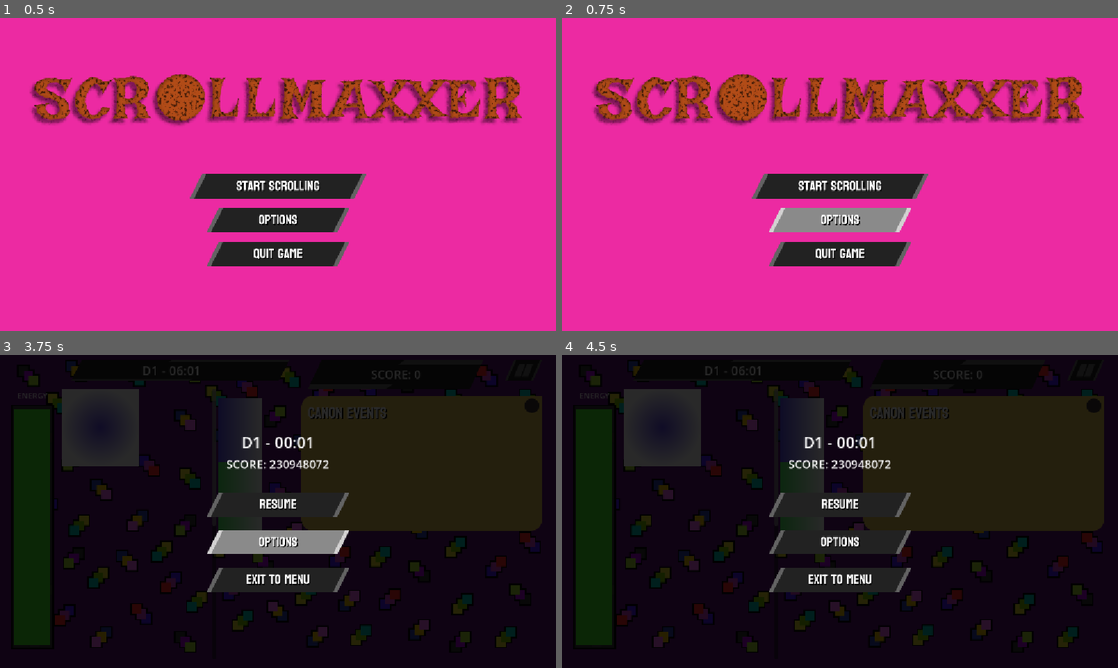
Above: before the commit, frames 1-4 (two rows, left to right).
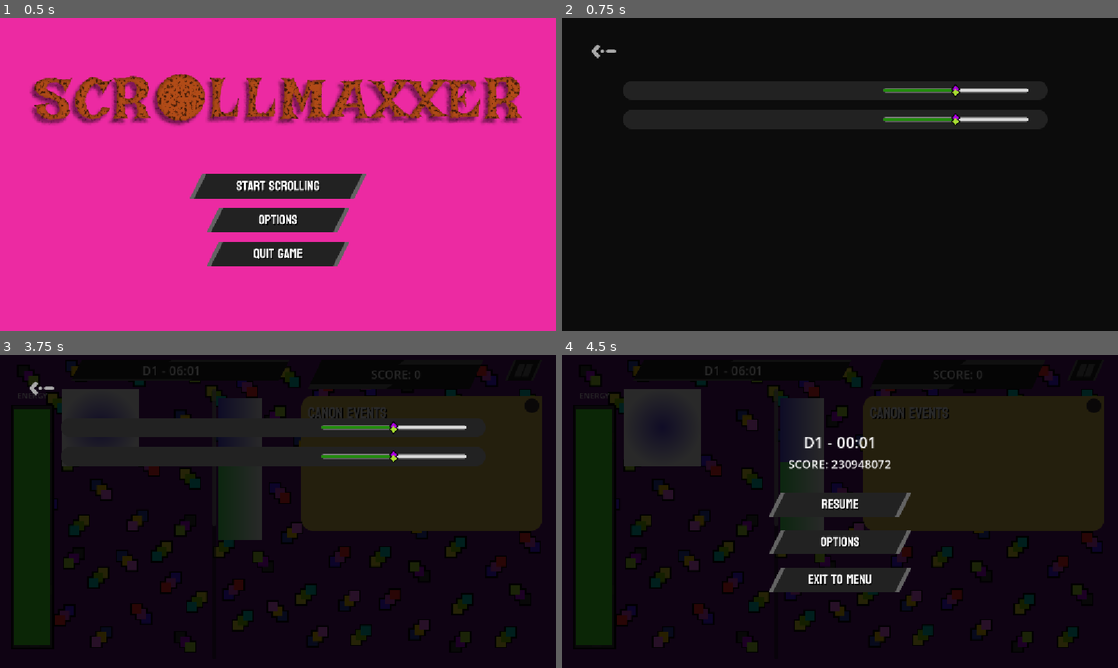
Above: after the commit, the same moments.

Repository: shi-reker/ScrollMaxxer
Game: Godot game, scene res://Scenes/main_menu.tscn
The game is run twice, just before and just after one commit, with the same random seed, the same clock (stepped at 60 frames per second) and the same inputs. The engine's default icon, where the game draws it, is replaced by a stand-in: a white triangle on a blue panel in a dark square.
Inputs (mouse positions are in pixels of both pictures, inside the frame that each line leads up to):
- Up to frame 1 (0.5 s): no input
- Up to frame 2 (0.75 s): click (840, 221) at 0.5 s
- Up to frame 3 (3.75 s): click (38, 389) at 1.27 s; click (278, 524) at 2 s; click (522, 370) at 2.75 s; click (278, 542) at 3.5 s
- Up to frame 4 (4.5 s): click (600, 389) at 4.27 s

Frame 1 is identical in both runs. In frame 2, 97% of the frame differs, in the area x 0-100%, y 0-100%; in frame 3, 8.0%; in frame 4, nothing differs.

Commit message:
fully working options menu

Diff:
--- /dev/null
+++ b/Scenes/options_menu.tscn
@@ -0,0 +1,57 @@
+[gd_scene format=3 uid="uid://bdtaoqnck11ds"]
+
+[ext_resource type="Texture2D" uid="uid://bblukwsnk5slf" path="res://assets/pause bg.png" id="1_inh3s"]
+[ext_resource type="Texture2D" uid="uid://bby0wp0tnobuv" path="res://assets/UI/buttons/back button idle.png" id="2_m6e8v"]
+[ext_resource type="Script" uid="uid://td86o8l645vh" path="res://scripts/menus/options_menu.gd" id="2_tqe32"]
+[ext_resource type="Texture2D" uid="uid://cfrphkin8cx7c" path="res://assets/UI/buttons/back button pressed.png" id="3_tqe32"]
+[ext_resource type="Texture2D" uid="uid://df7pq2oqba0sn" path="res://assets/UI/buttons/back button hover.png" id="4_qfavn"]
+[ext_resource type="PackedScene" uid="uid://batjnfqmg82l3" path="res://Scenes/setting_slot.tscn" id="6_qfavn"]
+
+[node name="OptionsMenu" type="TextureRect" unique_id=2072360745 node_paths=PackedStringArray("backButton", "musicSlider", "sfxSlider")]
+anchors_preset = 15
+anchor_right = 1.0
+anchor_bottom = 1.0
+grow_horizontal = 2
+grow_vertical = 2
+texture = ExtResource("1_inh3s")
+script = ExtResource("2_tqe32")
+backButton = NodePath("Back")
+musicSlider = NodePath("ScrollContainer/VBoxContainer/MusicVolSlider")
+sfxSlider = NodePath("ScrollContainer/VBoxContainer/SfxVolSlider")
+
+[node name="Back" type="TextureButton" parent="." unique_id=558777392]
+layout_mode = 1
+anchors_preset = -1
+anchor_left = 0.052
+anchor_top = 0.084
+anchor_right = 0.052
+anchor_bottom = 0.084
+texture_normal = ExtResource("2_m6e8v")
+texture_pressed = ExtResource("3_tqe32")
+texture_hover = ExtResource("4_qfavn")
+
+[node name="ScrollContainer" type="ScrollContainer" parent="." unique_id=421744942]
+custom_minimum_size = Vector2(880, 30)
+custom_maximum_size = Vector2(900, -1)
+layout_mode = 1
+anchors_preset = -1
+anchor_left = 0.5
+anchor_top = 0.2
+anchor_right = 0.5
+anchor_bottom = 0.2
+offset_left = -450.0
+offset_right = 450.0
+offset_bottom = 399.99997
+grow_horizontal = 2
+
+[node name="VBoxContainer" type="VBoxContainer" parent="ScrollContainer" unique_id=1841640017]
+layout_mode = 2
+theme_override_constants/separation = 20
+
+[node name="MusicVolSlider" parent="ScrollContainer/VBoxContainer" unique_id=1015510504 instance=ExtResource("6_qfavn")]
+layout_mode = 2
+
+[node name="SfxVolSlider" parent="ScrollContainer/VBoxContainer" unique_id=1916585267 instance=ExtResource("6_qfavn")]
+layout_mode = 2
+
+[connection signal="pressed" from="Back" to="." method="_on_back_pressed"]
--- a/Scenes/pause_menu.tscn
+++ b/Scenes/pause_menu.tscn
@@ -22,7 +22,6 @@
 font_size = 24
 
 [node name="PauseMenu" type="TextureRect" unique_id=392182149 node_paths=PackedStringArray("dateNtime", "score", "resumeButton", "optionsButton", "saveButton", "exitButton")]
-process_mode = 3
 anchors_preset = 15
 anchor_right = 1.0
 anchor_bottom = 1.0
--- /dev/null
+++ b/Scenes/setting_slot.tscn
@@ -0,0 +1,78 @@
+[gd_scene format=3 uid="uid://batjnfqmg82l3"]
+
+[ext_resource type="Texture2D" uid="uid://cf0tnqaqmi8u0" path="res://assets/UI/setting slot bg.png" id="1_ctcku"]
+[ext_resource type="Texture2D" uid="uid://b62kcswdp80st" path="res://assets/UI/buttons/options/slider head.png" id="2_ebw5r"]
+[ext_resource type="Script" uid="uid://2dpcaq3d1t81" path="res://scripts/setting_slot.gd" id="2_jqi30"]
+[ext_resource type="Texture2D" uid="uid://43wya55q7jtl" path="res://assets/UI/buttons/options/slider highlight.png" id="3_axb4e"]
+[ext_resource type="Texture2D" uid="uid://q25k4bwoxmcf" path="res://assets/UI/buttons/options/slider head highlight.png" id="3_ebw5r"]
+[ext_resource type="Texture2D" uid="uid://cl0hqrbiwxa1u" path="res://assets/UI/buttons/options/slider idle.png" id="4_jqi30"]
+
+[sub_resource type="SystemFont" id="SystemFont_pkeh2"]
+
+[sub_resource type="LabelSettings" id="LabelSettings_y8knx"]
+font = SubResource("SystemFont_pkeh2")
+font_size = 20
+font_color = Color(0.92156863, 0, 0, 1)
+
+[sub_resource type="StyleBoxFlat" id="StyleBoxFlat_0roye"]
+content_margin_left = 4.0
+content_margin_top = 4.0
+content_margin_right = 4.0
+content_margin_bottom = 4.0
+bg_color = Color(0.8509804, 0.8509804, 0.8509804, 1)
+corner_radius_top_left = 4
+corner_radius_top_right = 4
+corner_radius_bottom_right = 4
+corner_radius_bottom_left = 4
+corner_detail = 6
+
+[sub_resource type="StyleBoxTexture" id="StyleBoxTexture_jqi30"]
+texture = ExtResource("4_jqi30")
+
+[sub_resource type="StyleBoxTexture" id="StyleBoxTexture_ebw5r"]
+texture = ExtResource("3_axb4e")
+
+[node name="SettingSlot" type="TextureRect" unique_id=1015510504 node_paths=PackedStringArray("settingTitle", "settingSlider")]
+offset_right = 880.0
+offset_bottom = 40.0
+texture = ExtResource("1_ctcku")
+script = ExtResource("2_jqi30")
+settingTitle = NodePath("HBoxContainer/Label")
+settingSlider = NodePath("HBoxContainer/HSlider")
+
+[node name="HBoxContainer" type="HBoxContainer" parent="." unique_id=1513011112]
+custom_maximum_size = Vector2(800, 22)
+layout_mode = 1
+anchors_preset = -1
+anchor_left = 0.5
+anchor_top = 0.5
+anchor_right = 0.5
+anchor_bottom = 0.5
+offset_left = -400.0
+offset_top = -11.0
+offset_right = 400.0
+offset_bottom = 11.0
+grow_horizontal = 2
+grow_vertical = 2
+theme_override_constants/separation = 10
+
+[node name="Label" type="Label" parent="HBoxContainer" unique_id=1581860246]
+layout_mode = 2
+size_flags_horizontal = 2
+text = "music"
+label_settings = SubResource("LabelSettings_y8knx")
+vertical_alignment = 1
+uppercase = true
+
+[node name="HSlider" type="HSlider" parent="HBoxContainer" unique_id=25036264]
+custom_minimum_size = Vector2(300, 10)
+layout_mode = 2
+size_flags_horizontal = 10
+size_flags_vertical = 4
+theme_override_icons/grabber = ExtResource("2_ebw5r")
+theme_override_icons/grabber_highlight = ExtResource("3_ebw5r")
+theme_override_styles/slider = SubResource("StyleBoxFlat_0roye")
+theme_override_styles/grabber_area = SubResource("StyleBoxTexture_jqi30")
+theme_override_styles/grabber_area_highlight = SubResource("StyleBoxTexture_ebw5r")
+value = 50.0
+ticks_position = 3
--- a/project.godot
+++ b/project.godot
@@ -18,6 +18,7 @@
 [autoload]
 
 Enums="*uid://b6raoqxcr8a0u"
+MenuChanges="*uid://dyj0rpcliqbth"
 
 [display]
 
--- /dev/null
+++ b/scripts/autoloads/menu_changes.gd
@@ -0,0 +1,4 @@
+extends Node
+
+var nextScene:String
+var prevScene:String
--- a/scripts/main/main.gd
+++ b/scripts/main/main.gd
@@ -98,6 +98,7 @@
 
 func _on_pause_button_pressed() -> void:
 	var pauseLayer = CanvasLayer.new()
+	pauseLayer.process_mode = PROCESS_MODE_ALWAYS
 	var pauseScene = load("res://Scenes/pause_menu.tscn")
 	var pauseMenu = pauseScene.instantiate()
 	pauseLayer.add_child(pauseMenu)
--- a/scripts/menus/main_menu.gd
+++ b/scripts/menus/main_menu.gd
@@ -8,7 +8,9 @@
 	get_tree().change_scene_to_file("res://Scenes/main.tscn")
 
 func _on_options_pressed() -> void:
-	pass # Replace with function body.
+	MenuChanges.prevScene = "res://Scenes/main_menu.tscn"
+	get_tree().change_scene_to_file("res://Scenes/options_menu.tscn")
+	#queue_free()
 
 func _on_quit_pressed() -> void:
 	get_tree().quit()
--- /dev/null
+++ b/scripts/menus/options_menu.gd
@@ -0,0 +1,29 @@
+extends TextureRect
+
+@export var backButton:TextureButton
+@export var musicSlider:Setting_slot
+@export var sfxSlider:Setting_slot
+
+func _ready() -> void:
+	musicSlider.settingTitle.text = "music"
+	sfxSlider.settingTitle.text = "sfx"
+
+	musicSlider.settingSlider.value = 50
+	sfxSlider.settingSlider.value = 50
+
+	musicSlider.settingSlider.value_changed.connect(_on_music_changed)
+	sfxSlider.settingSlider.value_changed.connect(_on_sfx_changed)
+
+func _on_music_changed(val:float):
+	print_debug(val)
+
+func _on_sfx_changed(val:float):
+	print_debug(val)
+
+func _on_back_pressed() -> void:
+	if MenuChanges.prevScene == "res://Scenes/pause_menu.tscn":
+		var pauseScene = load(MenuChanges.prevScene)
+		get_parent().add_child(pauseScene.instantiate())
+		queue_free()
+	else:
+		get_tree().change_scene_to_file(MenuChanges.prevScene)
--- a/scripts/menus/pause_menu.gd
+++ b/scripts/menus/pause_menu.gd
@@ -12,7 +12,10 @@
 	queue_free()
 
 func _on_options_pressed() -> void:
-	pass # Replace with function body.
+	MenuChanges.prevScene = "res://Scenes/pause_menu.tscn"
+	var optionScene = load("res://Scenes/options_menu.tscn")
+	get_parent().add_child(optionScene.instantiate())
+	queue_free()
 
 func _on_save_pressed() -> void:
 	pass # Replace with function body.
--- /dev/null
+++ b/scripts/setting_slot.gd
@@ -0,0 +1,5 @@
+extends TextureRect
+class_name Setting_slot
+
+@export var settingTitle:Label
+@export var settingSlider:HSlider
Binary file added: assets/UI/buttons/back button hover.png
Not shown, added: assets/UI/buttons/back button hover.png.import
Binary file added: assets/UI/buttons/back button idle.png
Not shown, added: assets/UI/buttons/back button idle.png.import
Binary file added: assets/UI/buttons/back button pressed.png
Not shown, added: assets/UI/buttons/back button pressed.png.import
Binary file added: assets/UI/buttons/options/slider head highlight.png
Not shown, added: assets/UI/buttons/options/slider head highlight.png.import
Binary file added: assets/UI/buttons/options/slider head.png
Not shown, added: assets/UI/buttons/options/slider head.png.import
Binary file added: assets/UI/buttons/options/slider highlight.png
Not shown, added: assets/UI/buttons/options/slider highlight.png.import
(and 7 more such lines)
